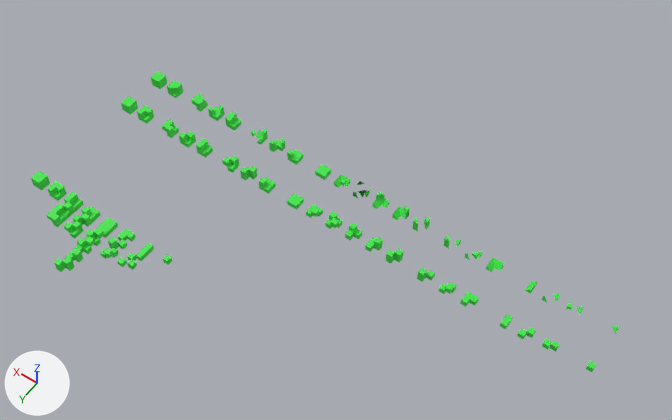
Renders of the Blender file world_blender/example/Voxel.blend from each side of a commit.
Both versions are drawn from a 50 mm lens placed at (-74.8, 38.5, 61.9), pointed at (-47.9, 0.8, 2.7). Arrows for +X, +Y and +Z are at lower left; the lights stay in place. The picture after the commit comes second.

The scene before the commit, as lines of its bpy script (objects in view):
```python
me_cube_037 = bpy.data.meshes.new('Cube.037')
me_cube_037.from_pydata(...)  # 17 vertices, 13 faces; spans x -0.5..0.5, y -0.5..0.5, z -0.5..0.5
me_cube_037.materials.append(mat_grass)  # green #3ee749
me_cube_120 = bpy.data.meshes.new('Cube.120')
me_cube_120.from_pydata(...)  # a box spanning x -0.5..0.5, y -0.5..0.5, z -0.5..0.5
me_cube_120.materials.append(mat_grass)  # green #3ee749
me_cube_123 = bpy.data.meshes.new('Cube.123')
me_cube_123.from_pydata(...)  # a box spanning x -0.5..0.0, y -0.5..0.0, z -0.5..0.0; a box spanning x 0.0..0.5, y -0.5..0.0, z -0.5..0.0; a box spanning x -0.5..0.0, y 0.0..0.5, z -0.5..0.0; a box spanning x 0.0..0.5, y 0.0..0.5, z -0.5..0.0
me_cube_123.materials.append(mat_grass)  # green #3ee749
ob_11110000_002 = bpy.data.objects.new('11110000.002', me_cube_123)
ob_11110000_002.location = (-43.5, -3.5, 0.5)
ob_11110110_002 = bpy.data.objects.new('11110110.002', me_cube_037)
ob_11110110_002.location = (-33.5, -3.5, 0.5)
ob_11111111_002 = bpy.data.objects.new('11111111.002', me_cube_120)
ob_11111111_002.location = (-24.5, -3.5, 0.5)
```
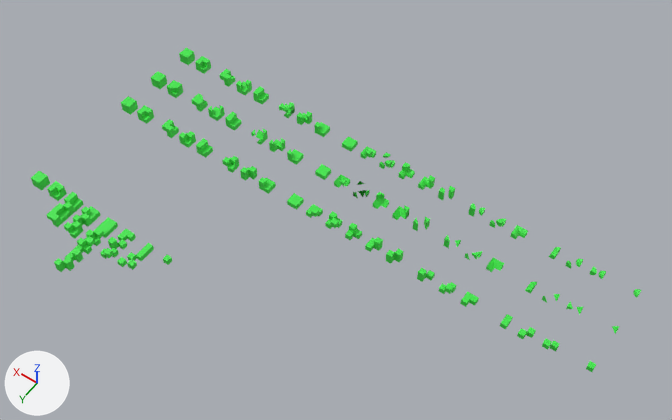
What changed in the scene script:
```text
Add ob_11110000_003:
    ob_11110000_003 = bpy.data.objects.new('11110000.003', me_cube_123.copy())  # the mesh of ob_11110000_002
    ob_11110000_003.location = (-43.5, -7.5, 0.5)
Add ob_11101010_003:
    ob_11101010_003 = bpy.data.objects.new('11101010.003', me_cube_078)  # 34 vertices, 32 faces; spans x -0.5..0.5, y -0.5..0.5, z -0.5..0.5; in mat_grass_001 (green #3ee749)
    ob_11101010_003.location = (-38.5, -7.5, 0.5)
Add ob_10010000_003:
    ob_10010000_003 = bpy.data.objects.new('10010000.003', me_cube_063)  # 12 vertices, 8 faces; spans x -0.5..0.0, y -0.5..0.5, z -0.5..0.0; in mat_grass (green #3ee749)
    ob_10010000_003.location = (-63.5, -7.5, 0.5)
Add ob_11111111_003:
    ob_11111111_003 = bpy.data.objects.new('11111111.003', me_cube_120.copy())  # the mesh of ob_11111111_002
    ob_11111111_003.location = (-24.5, -7.5, 0.5)
Add ob_11100100_003:
    ob_11100100_003 = bpy.data.objects.new('11100100.003', me_cube_060)  # 29 vertices, 21 faces; spans x -0.5..0.5, y -0.5..0.5, z -0.5..0.5; in mat_grass (green #3ee749)
    ob_11100100_003.location = (-49.5, -7.5, 0.5)
Add ob_11101000_003:
    ob_11101000_003 = bpy.data.objects.new('11101000.003', me_cube_059)  # 24 vertices, 17 faces; spans x -0.5..0.5, y -0.5..0.5, z -0.5..0.5; in mat_grass (green #3ee749)
    ob_11101000_003.location = (-51.5, -7.5, 0.5)
Add ob_10000000_003:
    ob_10000000_003 = bpy.data.objects.new('10000000.003', me_cube_057)  # 20 vertices, 15 faces; spans x -0.5..0.0, y -0.5..0.0, z -0.5..0.0; in mat_grass (green #3ee749)
    ob_10000000_003.location = (-70.5, -7.5, 0.5)
Add ob_10000010_003:
    ob_10000010_003 = bpy.data.objects.new('10000010.003', me_cube_056)  # 40 vertices, 30 faces; spans x -0.5..0.5, y -0.5..0.5, z -0.5..0.5; in mat_grass (green #3ee749)
    ob_10000010_003.location = (-67.5, -7.5, 0.5)
Add ob_11100000_003:
    ob_11100000_003 = bpy.data.objects.new('11100000.003', me_cube_055)  # 18 vertices, 13 faces; spans x -0.5..0.5, y -0.5..0.5, z -0.5..0.0; in mat_grass (green #3ee749)
    ob_11100000_003.location = (-60.5, -7.5, 0.5)
Add ob_10100000_003:
    ob_10100000_003 = bpy.data.objects.new('10100000.003', me_cube_054)  # 40 vertices, 30 faces; spans x -0.5..0.5, y -0.5..0.501, z -0.5..0.0; in mat_grass (green #3ee749)
    ob_10100000_003.location = (-65.5, -7.5, 0.5)
Add ob_10100001_003:
    ob_10100001_003 = bpy.data.objects.new('10100001.003', me_cube_053)  # 60 vertices, 45 faces; spans x -0.5..0.5, y -0.5..0.501, z -0.5..0.5; in mat_grass (green #3ee749)
    ob_10100001_003.location = (-58.5, -7.5, 0.5)
Add ob_10100010_003:
    ob_10100010_003 = bpy.data.objects.new('10100010.003', me_cube_052)  # 32 vertices, 23 faces; spans x -0.5..0.5, y -0.5..0.5, z -0.5..0.5; in mat_grass (green #3ee749)
    ob_10100010_003.location = (-56.5, -7.5, 0.5)
Add ob_10101010_003:
    ob_10101010_003 = bpy.data.objects.new('10101010.003', me_cube_051)  # 24 vertices, 16 faces; spans x -0.5..0.5, y -0.5..0.5, z -0.5..0.5; in mat_grass (green #3ee749)
    ob_10101010_003.location = (-53.5, -7.5, 0.5)
Add ob_10100101_003:
    ob_10100101_003 = bpy.data.objects.new('10100101.003', me_cube_049)  # 80 vertices, 60 faces; spans x -0.5..0.5, y -0.501..0.501, z -0.5..0.5; in mat_grass (green #3ee749)
    ob_10100101_003.location = (-47.5, -7.5, 0.5)
Add ob_11100001_003:
    ob_11100001_003 = bpy.data.objects.new('11100001.003', me_cube_048)  # 38 vertices, 28 faces; spans x -0.5..0.5, y -0.5..0.5, z -0.5..0.5; in mat_grass (green #3ee749)
    ob_11100001_003.location = (-45.5, -7.5, 0.5)
Add ob_11110010_003:
    ob_11110010_003 = bpy.data.objects.new('11110010.003', me_cube_045)  # 27 vertices, 28 faces; spans x -0.5..0.5, y -0.5..0.5, z -0.5..0.5; in mat_grass (green #3ee749)
    ob_11110010_003.location = (-40.5, -7.5, 0.5)
Add ob_11011010_003:
    ob_11011010_003 = bpy.data.objects.new('11011010.003', me_cube_043)  # 49 vertices, 36 faces; spans x -0.5..0.5, y -0.5..0.5, z -0.5..0.5; in mat_grass (green #3ee749)
    ob_11011010_003.location = (-36.5, -7.5, 0.5)
Add ob_11010111_003:
    ob_11010111_003 = bpy.data.objects.new('11010111.003', me_cube_042)  # 24 vertices, 14 faces; spans x -0.5..0.5, y -0.5..0.5, z -0.5..0.5; in mat_grass (green #3ee749)
    ob_11010111_003.location = (-29.5, -7.5, 0.5)
Add ob_11111110_003:
    ob_11111110_003 = bpy.data.objects.new('11111110.003', me_cube_041)  # 18 vertices, 11 faces; spans x -0.5..0.5, y -0.5..0.5, z -0.5..0.5; in mat_grass (green #3ee749)
    ob_11111110_003.location = (-26.5, -7.5, 0.5)
Add ob_11111010_003:
    ob_11111010_003 = bpy.data.objects.new('11111010.003', me_cube_038)  # 36 vertices, 36 faces; spans x -0.5..0.5, y -0.5..0.5, z -0.5..0.5; in mat_grass (green #3ee749)
    ob_11111010_003.location = (-31.5, -7.5, 0.5)
Add ob_11110110_003:
    ob_11110110_003 = bpy.data.objects.new('11110110.003', me_cube_037.copy())  # the mesh of ob_11110110_002
    ob_11110110_003.location = (-33.5, -7.5, 0.5)
```

Location of each change, (x1, y1, x2, y2) in pixels of the pictures (672 x 420 px):
'11111110.003', added: after (195, 56, 211, 74)
'11111111.003', added: after (179, 48, 195, 65)
'11110110.003', added: after (253, 86, 269, 104)
'11111010.003', added: after (236, 80, 252, 96)
'11010111.003', added: after (220, 69, 236, 87)
'11100100.003', added: after (398, 162, 415, 179)
'11110010.003', added: after (314, 122, 330, 137)
'11101000.003', added: after (418, 175, 435, 190)
'11101010.003', added: after (297, 111, 312, 125)
'11011010.003', added: after (279, 102, 295, 118)
'11110000.003', added: after (342, 136, 358, 152)
'11100000.003', added: after (510, 225, 528, 239)
'11100001.003', added: after (360, 146, 376, 159)
'10101010.003', added: after (438, 186, 455, 200)
'10100101.003', added: after (379, 152, 395, 169)
'10100010.003', added: after (469, 203, 485, 217)
'10100001.003', added: after (489, 218, 507, 228)
'10000010.003', added: after (589, 266, 606, 279)
'10010000.003', added: after (549, 247, 561, 259)
'10100000.003', added: after (565, 259, 583, 268)
'10000000.003', added: after (633, 289, 641, 298)
